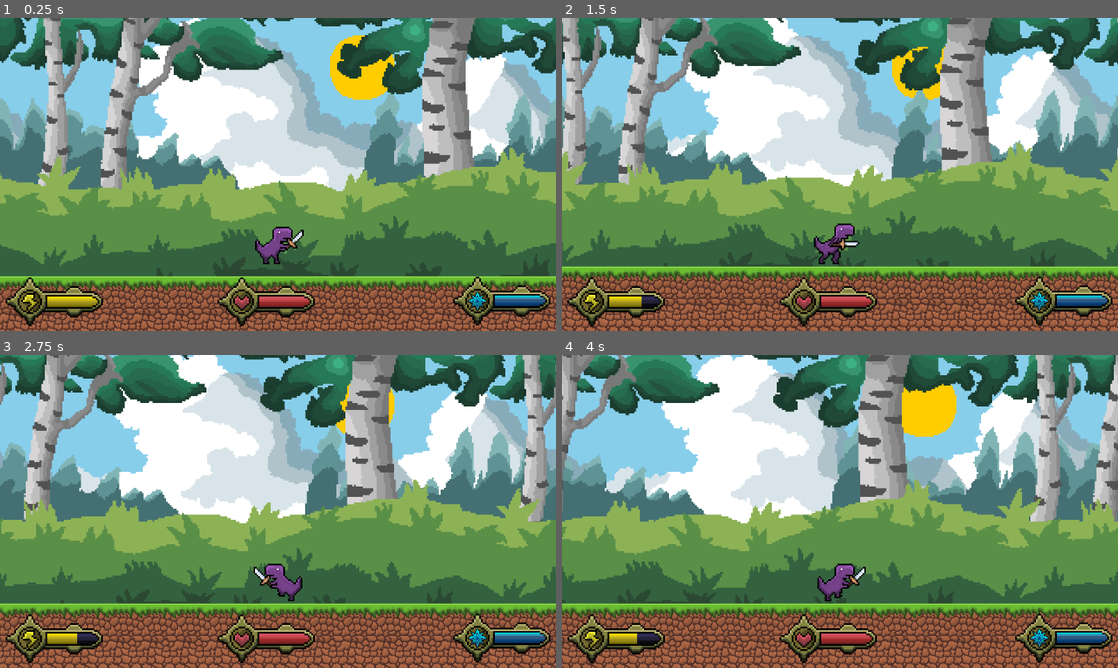
Above: before the commit, frames 1-4 (two rows, left to right).
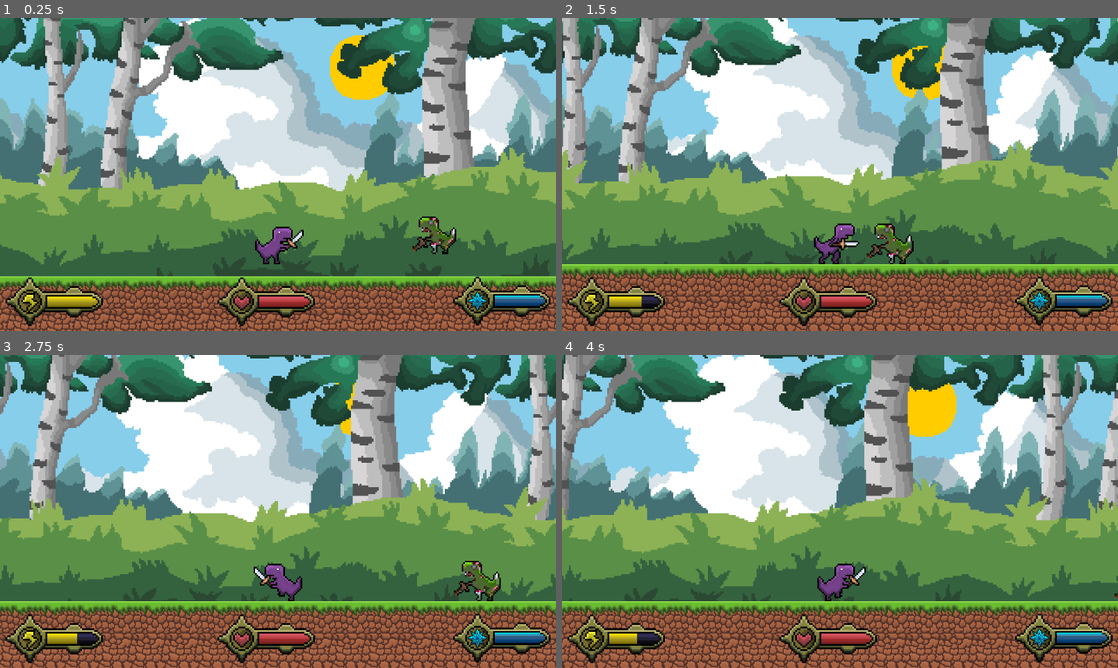
Above: after the commit, the same moments.

Repository: LeeTuah/rexvalley
Game: Godot game, scene res://game_manager.tscn
Same seed, same stepped clock (60 frames per second), same inputs: the game is played once before the commit and once after it.
Inputs (mouse positions are in pixels of both pictures, inside the frame that each line leads up to):
- Up to frame 1 (0.25 s): no input
- Up to frame 2 (1.5 s): tap Enter (ui_accept) at 0.5, 0.77 s; move the mouse to (962, 158) at 0.52 s; hold Right (ui_right) from 0.53 s (still down); tap 1 (magic_fireball) at 0.6 s; click (962, 158) at 0.67 s; move the mouse to (728, 190) at 1.27 s; right-click (728, 190) at 1.35 s
- Up to frame 3 (2.75 s): tap Enter (ui_accept) at 1.52 s; move the mouse to (333, 442) at 2.02 s; release Right (ui_right) at 2.03 s; hold Left (ui_left) from 2.03 s (still down); tap 2 (magic_shield) at 2.1 s
- Up to frame 4 (4 s): move the mouse to (812, 574) at 2.77 s; release Left (ui_left) at 2.78 s; hold Right (ui_right) from 2.78 s (still down); tap Alt at 2.85 s; click (812, 574) at 2.92 s; tap Enter (ui_accept) at 3.02, 3.77 s; move the mouse to (1006, 558) at 3.52 s; tap Shift at 3.6 s

The runs differ from the first frame. In frame 1, 0.5% of the frame differs, in the area x 74-83%, y 63-76%; in frame 2, 16%; in frame 3, 30%, in the area x 0-100%, y 0-100%; in frame 4, 30%.

Commit message:
Fixed some stuff and added a zombie enenmy

Diff:
--- a/game_manager.tscn
+++ b/game_manager.tscn
@@ -8,6 +8,7 @@
 [ext_resource type="Texture2D" uid="uid://1dk8ldij4tnx" path="res://assets/status_bars/mana_bar_empty.png" id="6_8jrwq"]
 [ext_resource type="Texture2D" uid="uid://b4hk5wwyw3t75" path="res://assets/status_bars/mana_bar.png" id="7_gth8u"]
 [ext_resource type="Script" uid="uid://djtwd7qq5of13" path="res://scenes/player_stats/mana_bar.gd" id="8_dq8jp"]
+[ext_resource type="PackedScene" uid="uid://cuvau7h1fv6" path="res://scenes/zombie/zombie.tscn" id="9_gth8u"]
 
 [node name="game_manager" type="Node2D" unique_id=757637544]
 script = ExtResource("1_smx3j")
@@ -46,3 +47,6 @@
 texture_progress = ExtResource("7_gth8u")
 texture_progress_offset = Vector2(48, 21.7)
 script = ExtResource("8_dq8jp")
+
+[node name="zombie" parent="." unique_id=1675127161 instance=ExtResource("9_gth8u")]
+position = Vector2(1232, 656)
--- a/project.godot
+++ b/project.godot
@@ -107,4 +107,5 @@
 
 [rendering]
 
+textures/canvas_textures/default_texture_filter=0
 rendering_device/driver.windows="d3d12"
--- a/scenes/player/player.gd
+++ b/scenes/player/player.gd
@@ -60,7 +60,7 @@
 	direction = Input.get_axis("ui_left", "ui_right")
 	if direction != 0:
 		global.player_direction = direction;
-	if (direction != 0): thrust_direction = direction;
+		thrust_direction = direction;
 
 	# thrust physics calc
 	if (animated_sprite.animation == "thrust" and animated_sprite.is_playing()):
@@ -235,3 +235,7 @@
 			animation_player.play("camera_moving_up");
 
 	global.player_position = position;
+
+func _on_sword_hitbox_body_entered(body: Node2D) -> void:
+	if (body.has_method("take_damage")):
+		body.take_damage(30, Vector2(direction, 0.0), 500.0, 0.5);
--- a/scenes/player/player.tscn
+++ b/scenes/player/player.tscn
@@ -498,9 +498,8 @@
 animation = &"shield"
 
 [node name="player_collision_box" type="CollisionPolygon2D" parent="." unique_id=609036338]
-visible = false
-position = Vector2(4, 7)
-polygon = PackedVector2Array(4, 58, -44, 58, -70, 15, -70, -17, -14, -56, 28, -56, 40, -47, 38, -31, 28, 5, 19, 18)
+position = Vector2(1, 0)
+polygon = PackedVector2Array(4, 58, -44, 58, -70, 15, -70, -17, -8, -50, 32, -50, 41, -40, 41, -19, 32, 8, 21, 21)
 
 [node name="Camera2D" type="Camera2D" parent="." unique_id=525130686]
 position = Vector2(0, -200)
@@ -535,3 +534,5 @@
 disabled = true
 
 [connection signal="sprite_frames_changed" from="AnimatedSprite2D" to="." method="_on_animated_sprite_2d_sprite_frames_changed"]
+[connection signal="area_entered" from="sword_hitbox" to="." method="_on_sword_hitbox_area_entered"]
+[connection signal="body_entered" from="sword_hitbox" to="." method="_on_sword_hitbox_body_entered"]
--- /dev/null
+++ b/scenes/zombie/zombie.gd
@@ -0,0 +1,48 @@
+extends CharacterBody2D
+
+@onready var animated_sprite = $AnimatedSprite2D;
+
+const SPEED = 300.0
+const JUMP_VELOCITY = -400.0
+
+var health_point = 100;
+
+var knockback_force = Vector2(0.0, 0.0);
+var knockback_countdown = 0.0;
+
+func take_damage(damage: float, direction: Vector2, knockback: float, knockback_cooldown: float):
+	health_point -= damage;
+	health_point = clamp(health_point, 0.0, 100.0);
+
+	if (health_point == 0.0):
+		queue_free();
+
+	knockback_force = knockback * direction;
+	knockback_countdown = knockback_cooldown;
+
+func _ready() -> void:
+	animated_sprite.play("idle");
+	scale.x = -1;
+
+func _physics_process(delta: float) -> void:
+	if not is_on_floor():
+		velocity += get_gravity() * delta
+
+	if (knockback_countdown > 0.0):
+		knockback_countdown -= delta;
+		velocity = knockback_force;
+
+		if (knockback_countdown <= 0.0):
+			knockback_force = Vector2(0.0, 0.0);
+
+	move_and_slide()
+
+# func _process(delta: float) -> void:
+# 	if (knockback_countdown >= 0.0):
+# 		knockback_countdown -= delta;
+# 		velocity = knockback_force;
+
+# 	else:
+# 		knockback_force = Vector2(0.0, 0.0);
+
+# 	move_and_slide();
--- /dev/null
+++ b/scenes/zombie/zombie.tscn
@@ -0,0 +1,50 @@
+[gd_scene format=3 uid="uid://cuvau7h1fv6"]
+
+[ext_resource type="Script" uid="uid://cijw3da0a35k" path="res://scenes/zombie/zombie.gd" id="1_ncyl7"]
+[ext_resource type="Texture2D" uid="uid://bceiidb1t21ie" path="res://assets/enemies/zombie_idle_spritesheet.png" id="1_nlave"]
+
+[sub_resource type="AtlasTexture" id="AtlasTexture_ncyl7"]
+atlas = ExtResource("1_nlave")
+region = Rect2(0, 0, 64, 64)
+
+[sub_resource type="AtlasTexture" id="AtlasTexture_6mvc3"]
+atlas = ExtResource("1_nlave")
+region = Rect2(64, 0, 64, 64)
+
+[sub_resource type="SpriteFrames" id="SpriteFrames_nrgbc"]
+animations = [{
+"frames": [{
+"duration": 1.0,
+"texture": SubResource("AtlasTexture_ncyl7")
+}, {
+"duration": 1.0,
+"texture": SubResource("AtlasTexture_6mvc3")
+}],
+"loop": 1,
+"name": &"idle",
+"speed": 1.0
+}]
+
+[sub_resource type="RectangleShape2D" id="RectangleShape2D_nrgbc"]
+size = Vector2(135, 117)
+
+[sub_resource type="CapsuleShape2D" id="CapsuleShape2D_p3lo5"]
+
+[node name="zombie" type="CharacterBody2D" unique_id=1675127161]
+script = ExtResource("1_ncyl7")
+
+[node name="AnimatedSprite2D" type="AnimatedSprite2D" parent="." unique_id=770829384]
+scale = Vector2(4.5, 4.5)
+sprite_frames = SubResource("SpriteFrames_nrgbc")
+animation = &"idle"
+frame_progress = 0.30923992
+
+[node name="zombie_hitbox" type="CollisionShape2D" parent="." unique_id=806944028]
+position = Vector2(0.5, -0.5)
+shape = SubResource("RectangleShape2D_nrgbc")
+
+[node name="Area2D" type="Area2D" parent="." unique_id=1731992048]
+
+[node name="CollisionShape2D" type="CollisionShape2D" parent="Area2D" unique_id=548299028]
+shape = SubResource("CapsuleShape2D_p3lo5")
+disabled = true
Binary file added: assets/enemies/zombie_idle_spritesheet.png
Not shown, added: assets/enemies/zombie_idle_spritesheet.png.import
Not shown, added: scenes/zombie/zombie.gd.uid
